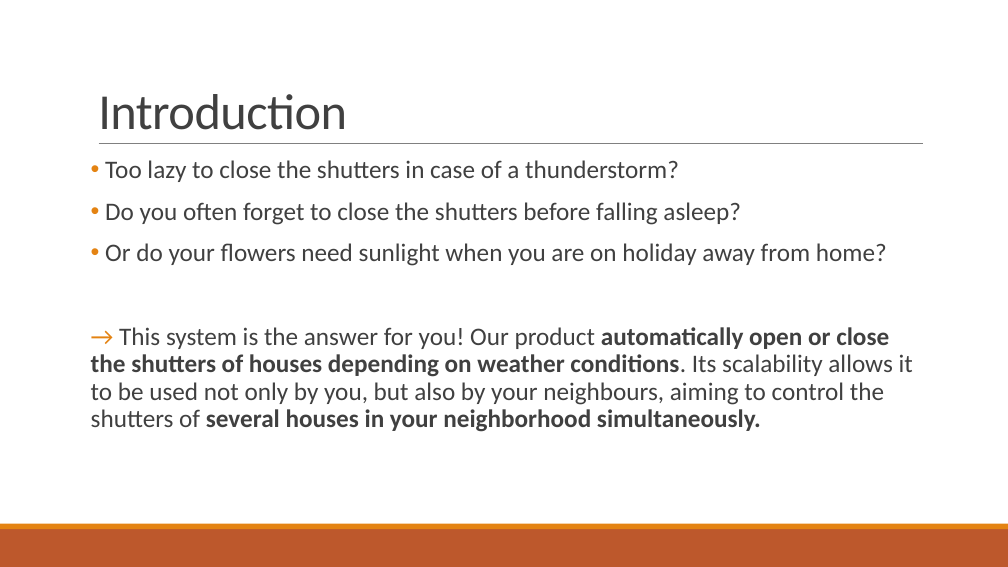
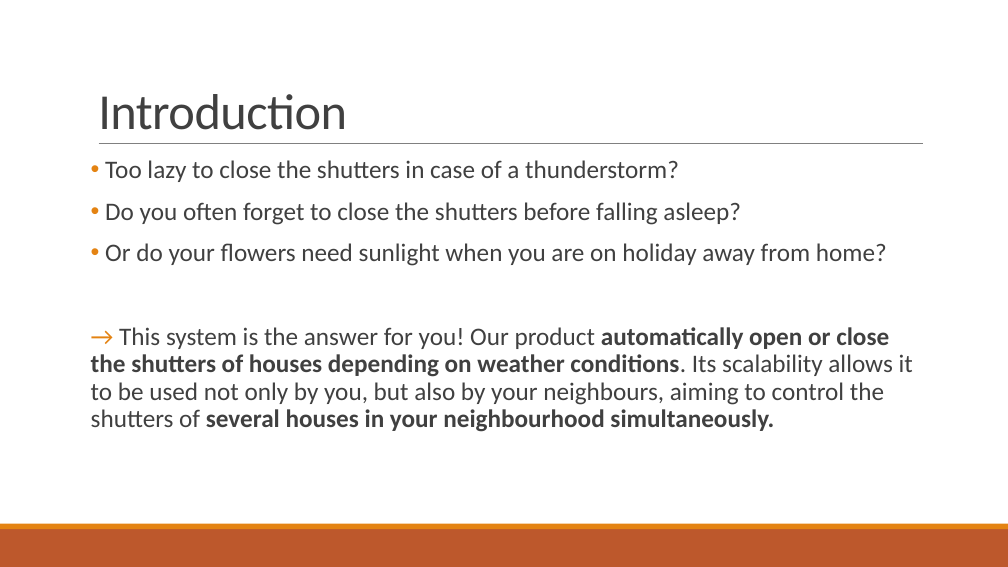
Before and after one commit to francescobaraldi/smart-neighborhood, a slide deck: slide 4 of Smart Neighborhood.pptx (slide 3 before the commit). Drawn at 1008x567 pixels with LibreOffice and Linux fonts; fonts in the diff are those of the drawing. Boxes give left, top, right and bottom in pixels: in the first picture for what was removed or moved away, otherwise in the second. Text is boxed around its words. In the diff, an @@ line names an element or a change of style, - is before the commit and + after.

```diff
--- a/Smart Neighborhood.pptx
+++ b/Smart Neighborhood.pptx
@@ text at <box>91,327,913,432</box>: text changed @@
-→ This system is the answer for you! Our product automatically open or close the shutters of houses depending on weather conditions. Its scalability allows it to be used not only by you, but also by your neighbours, aiming to control the shutters of several houses in your neighborhood simultaneously.
+→ This system is the answer for you! Our product automatically open or close the shutters of houses depending on weather conditions. Its scalability allows it to be used not only by you, but also by your neighbours, aiming to control the shutters of several houses in your neighbourhood simultaneously.
```
Also in this commit, not shown: 16 other slides changed, 8 slides added, 2 slides removed.
